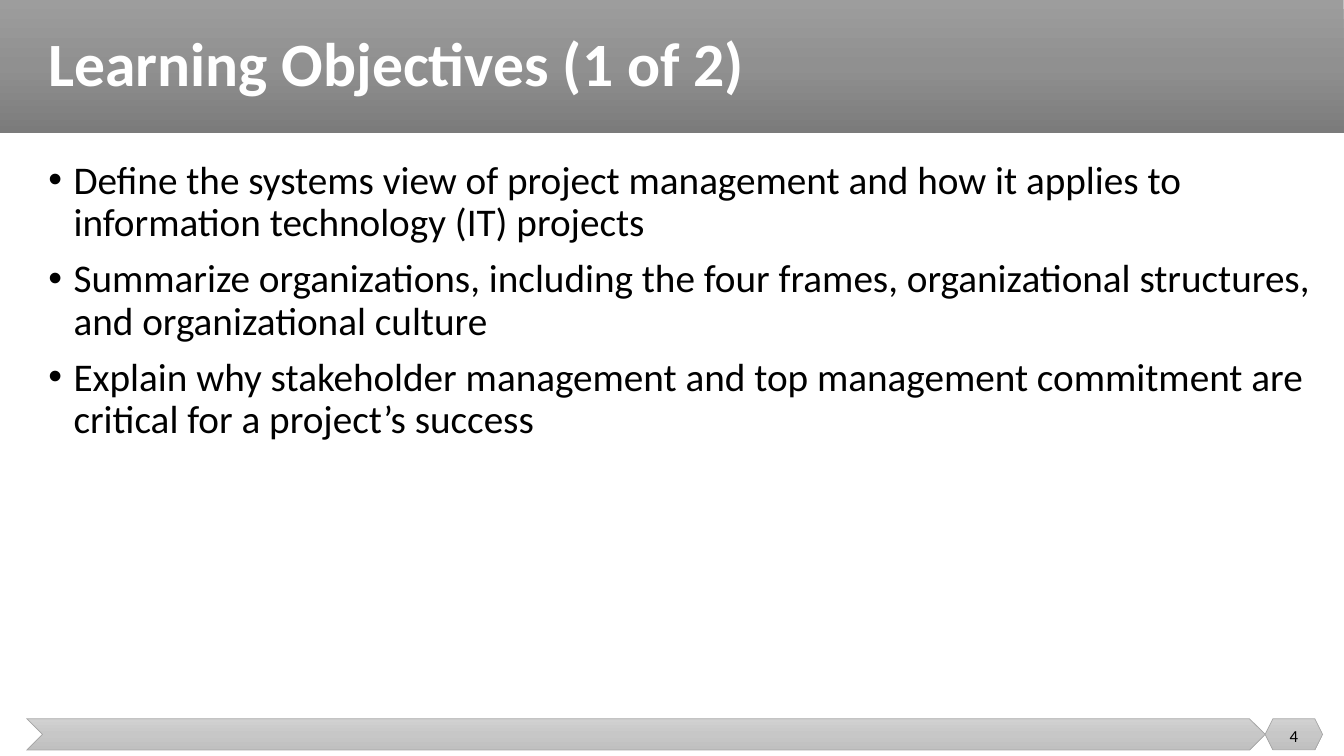
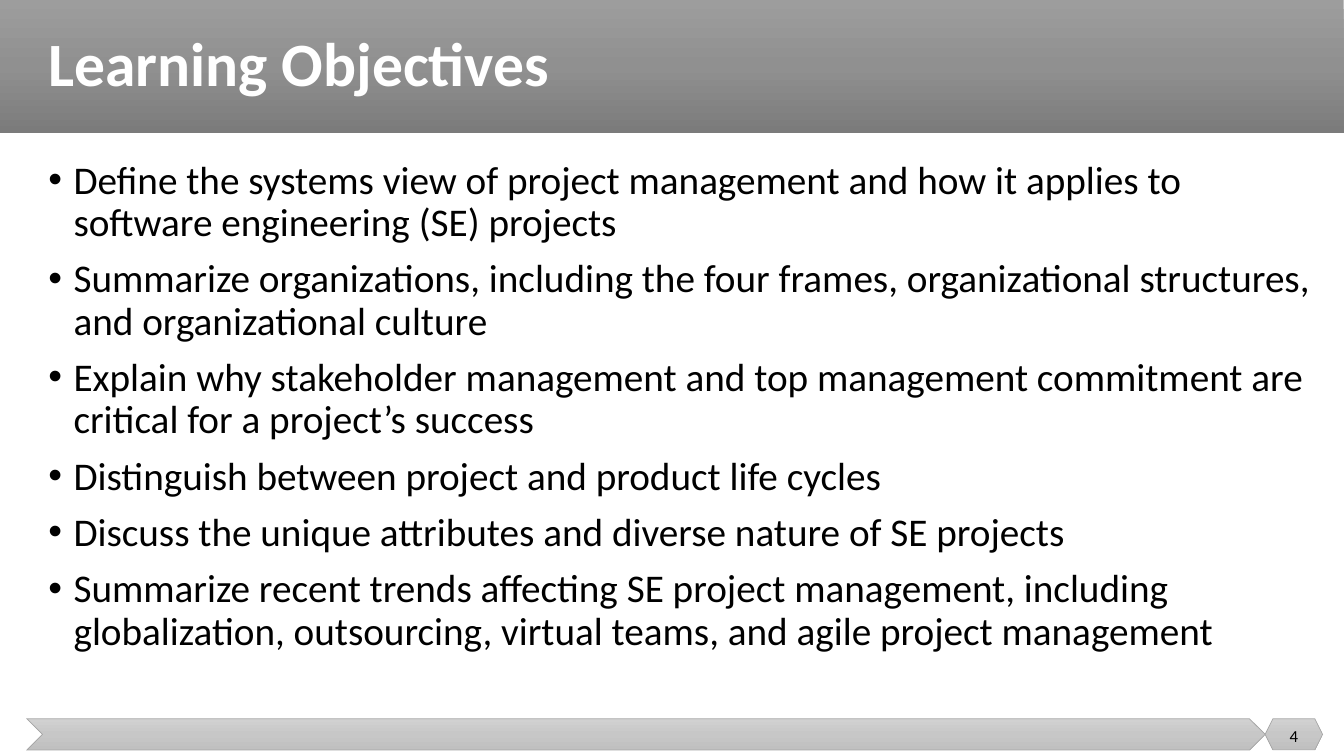
Before and after one commit to malenezi/malenezi, a slide deck: slide 4 of SE423/Lectures/2-SE Context/Project Management and SE Context.pptx. Drawn at 1344x756 pixels with LibreOffice and Linux fonts; fonts in the diff are those of the drawing. Boxes give left, top, right and bottom in pixels: in the first picture for what was removed or moved away, otherwise in the second. Text is boxed around its words. In the diff, an @@ line names an element or a change of style, - is before the commit and + after.

```diff
--- a/SE423/Lectures/2-SE Context/Project Management and SE Context.pptx
+++ b/SE423/Lectures/2-SE Context/Project Management and SE Context.pptx
@@ title at bbox=[48, 43, 549, 96]: text changed @@
-Learning Objectives (1 of 2)
+Learning Objectives
@@ text at bbox=[74, 166, 1181, 243]: text changed @@
-• Define the systems view of project management and how it applies to information technology (IT) projects
+• Define the systems view of project management and how it applies to software engineering (SE) projects
@@ text at bbox=[74, 462, 1213, 652]: paragraphs added @@
+• Distinguish between project and product life cycles
+• Discuss the unique attributes and diverse nature of SE projects
+• Summarize recent trends affecting SE project management, including globalization, outsourcing, virtual teams, and agile project management
```
Also in this commit, not shown: 12 other slides changed, 1 slide added, 3 slides removed.
